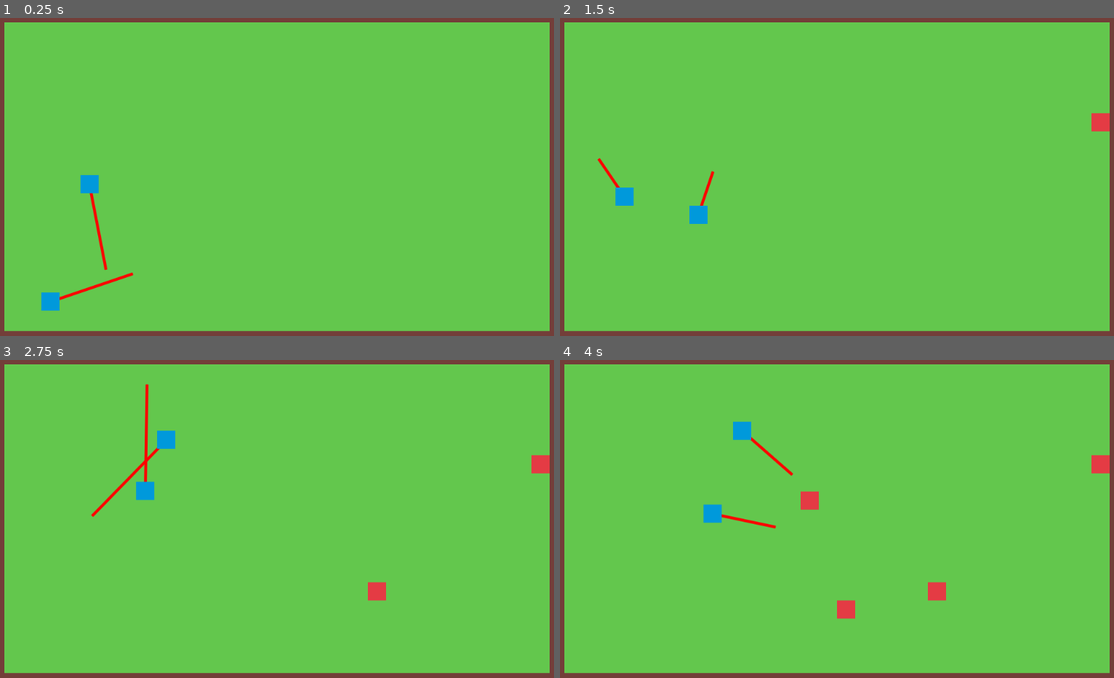
Above: before the commit, frames 1-4 (two rows, left to right).
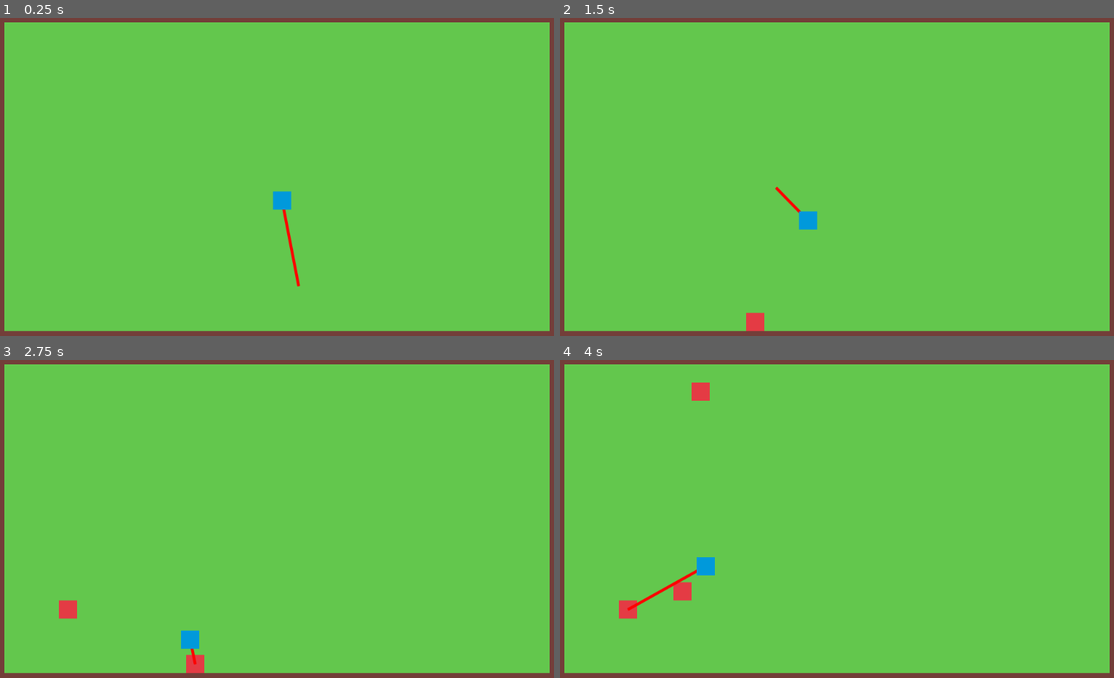
Above: after the commit, the same moments.

Repository: mariothedog/Natural-Selection
Game: Godot game, scene res://world/world.tscn
Same seed, same stepped clock (60 frames per second), same inputs: the game is played once before the commit and once after it.
Inputs:
- Up to frame 1 (0.25 s): no input
- Up to frame 2 (1.5 s): no input
- Up to frame 3 (2.75 s): no input
- Up to frame 4 (4 s): no input

The runs differ from the first frame. In frame 1, 1.1% of the frame differs, in the area x 7-55%, y 49-92%; in frame 2, 1.2%; in frame 3, 1.7%; in frame 4, 2.3%, in the area x 10-100%, y 7-82%.

Commit message:
Add reproduction

Diff:
--- a/src/species/base_species/base_species.gd
+++ b/src/species/base_species/base_species.gd
@@ -1,7 +1,10 @@
 extends KinematicBody2D
+
+signal baby_wanted(parent)
 
 const AT_TARGET_THRESHOLD := 30.0
 const HEALTH_LOSS_RATE := 10.0 # Health lost/second
+const REPRODUCTIVE_CHANCE := 0.1#1.0 # Chance each second
 
 export var max_health := 100.0 # Currently unused
 export var vision_radius := 200.0
@@ -55,7 +58,8 @@
 
 
 func _draw() -> void:
-	draw_line(Vector2.ZERO, _target_position - position, Color.red, 4, true)
+	if _target_position:
+		draw_line(Vector2.ZERO, _target_position - position, Color.red, 4, true)
 
 
 func _on_FoodDetector_area_entered(area: Area2D) -> void:
@@ -85,3 +89,8 @@
 
 func die() -> void:
 	queue_free()
+
+
+func _on_CreateBaby_timeout() -> void:
+	if randf() < REPRODUCTIVE_CHANCE:
+		emit_signal("baby_wanted", self)
--- a/src/species/base_species/base_species.tscn
+++ b/src/species/base_species/base_species.tscn
@@ -37,6 +37,10 @@
 
 [node name="CollisionShape2D" type="CollisionShape2D" parent="Mouth"]
 shape = SubResource( 3 )
+
+[node name="CreateBaby" type="Timer" parent="."]
+autostart = true
 [connection signal="area_entered" from="FoodDetector" to="." method="_on_FoodDetector_area_entered"]
 [connection signal="area_exited" from="FoodDetector" to="." method="_on_FoodDetector_area_exited"]
 [connection signal="area_entered" from="Mouth" to="." method="_on_Mouth_area_entered"]
+[connection signal="timeout" from="CreateBaby" to="." method="_on_CreateBaby_timeout"]
--- a/src/world/world.gd
+++ b/src/world/world.gd
@@ -1,5 +1,6 @@
 extends Node
 
+const BASE_SPECIES_SCENE := preload("res://species/base_species/base_species.tscn")
 const BASE_FOOD_SCENE := preload("res://food/base_food/base_food.tscn")
 
 var _grass_tile_positions := PoolVector2Array()
@@ -7,6 +8,7 @@
 onready var tilemap: TileMap = $TileMap
 onready var cell_size = tilemap.cell_size
 onready var tile_set: TileSet = tilemap.tile_set
+onready var organisms_node: Node = $Organisms
 onready var food_node: Node = $Food
 
 onready var Tiles := {
@@ -29,3 +31,10 @@
 	var food = BASE_FOOD_SCENE.instance()
 	food.position = Rand.choice(_grass_tile_positions) + cell_size / 2
 	food_node.add_child(food)
+
+
+func _on_Species_baby_wanted(parent: KinematicBody2D) -> void:
+	var baby: KinematicBody2D = load(parent.filename).instance()
+	baby.position = parent.position
+	assert(baby.connect("baby_wanted", self, "_on_Species_baby_wanted") == OK)
+	organisms_node.add_child(baby)
--- a/src/world/world.tscn
+++ b/src/world/world.tscn
@@ -16,12 +16,12 @@
 
 [node name="Food" type="Node" parent="."]
 
-[node name="BaseSpecies" parent="." instance=ExtResource( 1 )]
-position = Vector2( 172.773, 271.185 )
+[node name="Organisms" type="Node" parent="."]
 
-[node name="BaseSpecies2" parent="." instance=ExtResource( 1 )]
-position = Vector2( 68.384, 539.453 )
+[node name="BaseSpecies" parent="Organisms" instance=ExtResource( 1 )]
+position = Vector2( 512, 300 )
 
 [node name="SpawnFood" type="Timer" parent="."]
 autostart = true
+[connection signal="baby_wanted" from="Organisms/BaseSpecies" to="." method="_on_Species_baby_wanted"]
 [connection signal="timeout" from="SpawnFood" to="." method="_on_SpawnFood_timeout"]
